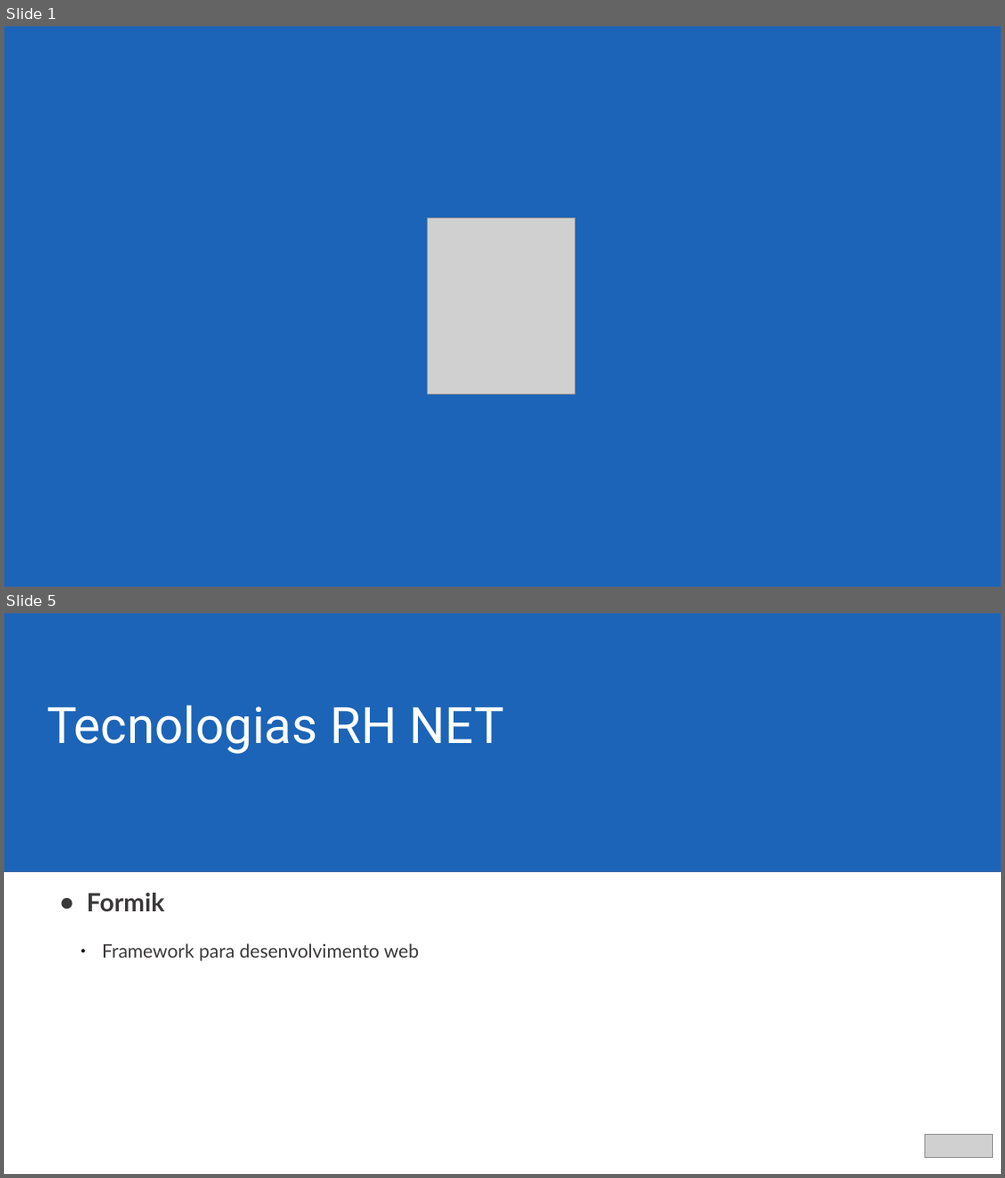
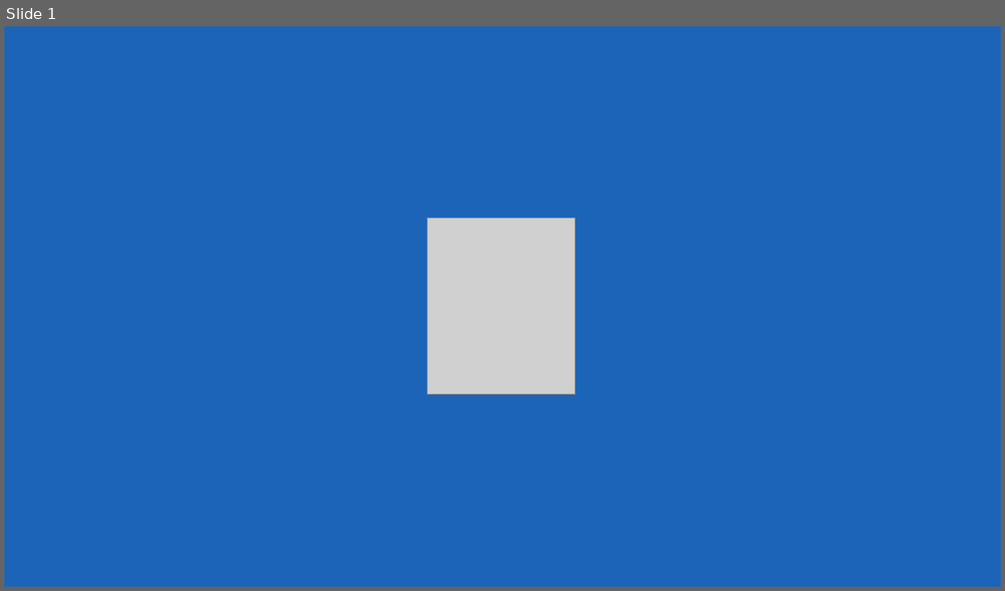
Before and after one commit to ericjrsilva/meetup-react-tests, a slide deck: apresentacao.odp. Shown one above the other, each under a label of ours: slides 1 and 5 before the commit, slide 1 after it; the slides between them are not shown. The pictures are 1005x1178 and 1005x591 pixels, drawn with LibreOffice and Linux fonts; fonts in the diff are those of the drawing; grey boxes stand for pictures; background and template pictures are left out. Boxes give left, top, right and bottom in pixels: in the first picture for what was removed or moved away, otherwise in the second. Text is boxed around its words. In the diff, an @@ line names an element or a change of style, - is before the commit and + after.

```diff
--- a/apresentacao.odp
+++ b/apresentacao.odp
@@ slide 5 removed at [4,613,1001,1174], background #FFFFFF @@
@@ rectangle removed at [4,613,1001,872] @@
@@ text removed at [47,705,504,754] @@
-Tecnologias RH NET
@@ text removed at [87,892,419,961] @@
-● Formik
-  ● Framework para desenvolvimento web
@@ picture removed at [926,1134,993,1158] @@
```
Also in this commit, not shown: 4 slides changed, 2 slides added, 2 other slides removed.
